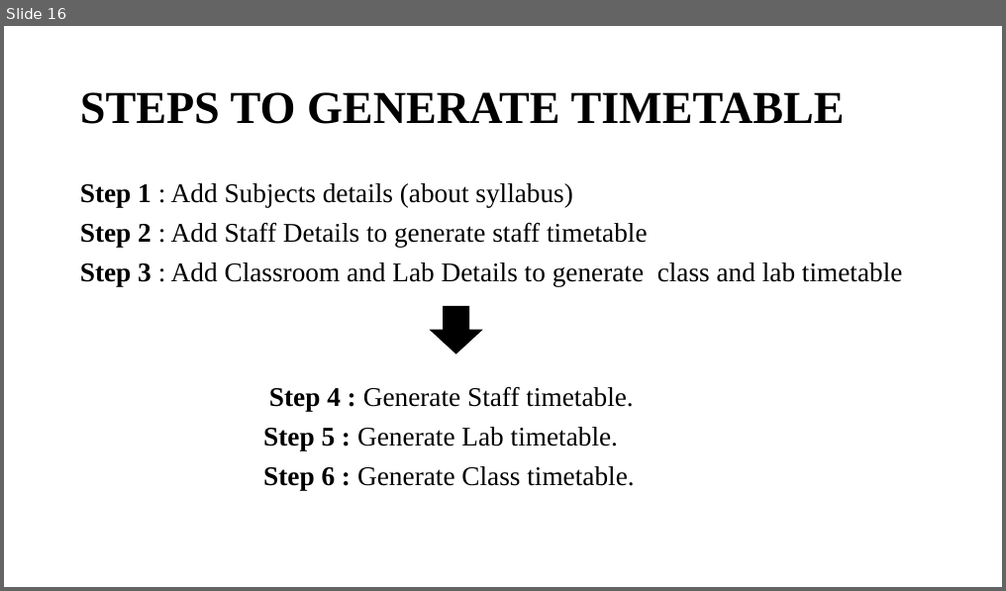
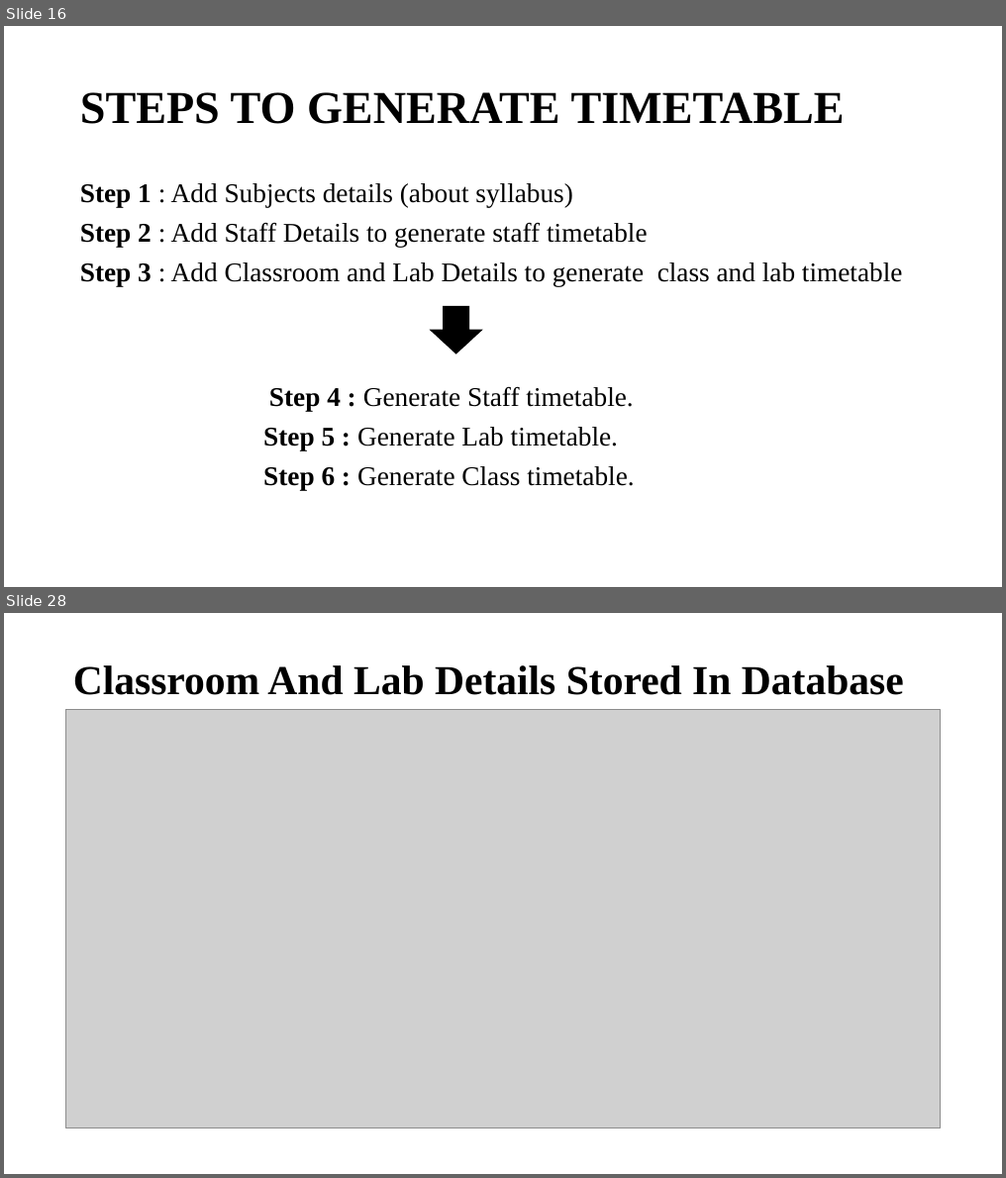
Before and after one commit to MSPVLPolytechnicCollege/Academic-Planner, a slide deck: review I.pptx. Shown one above the other, each under a label of ours: slide 16 before the commit, slides 16 and 28 after it; the slides between them are not shown. The pictures are 1006x591 and 1006x1178 pixels, drawn with LibreOffice and Linux fonts; fonts in the diff are those of the drawing; grey boxes stand for pictures. Boxes give left, top, right and bottom in pixels: in the first picture for what was removed or moved away, otherwise in the second. Text is boxed around its words. In the diff, an @@ line names an element or a change of style, - is before the commit and + after.

```diff
--- a/review I.pptx
+++ b/review I.pptx
@@ slide 28 added at [4, 613, 1002, 1174], background #FFFFFF @@
@@ title added at [73, 665, 904, 695], 39.6 pt, text #000000, bold @@
+Classroom And Lab Details Stored In Database
@@ picture added at [65, 710, 941, 1128] @@
```
Also in this commit, not shown: 4 slides changed, 7 other slides added, 7 slides removed.
